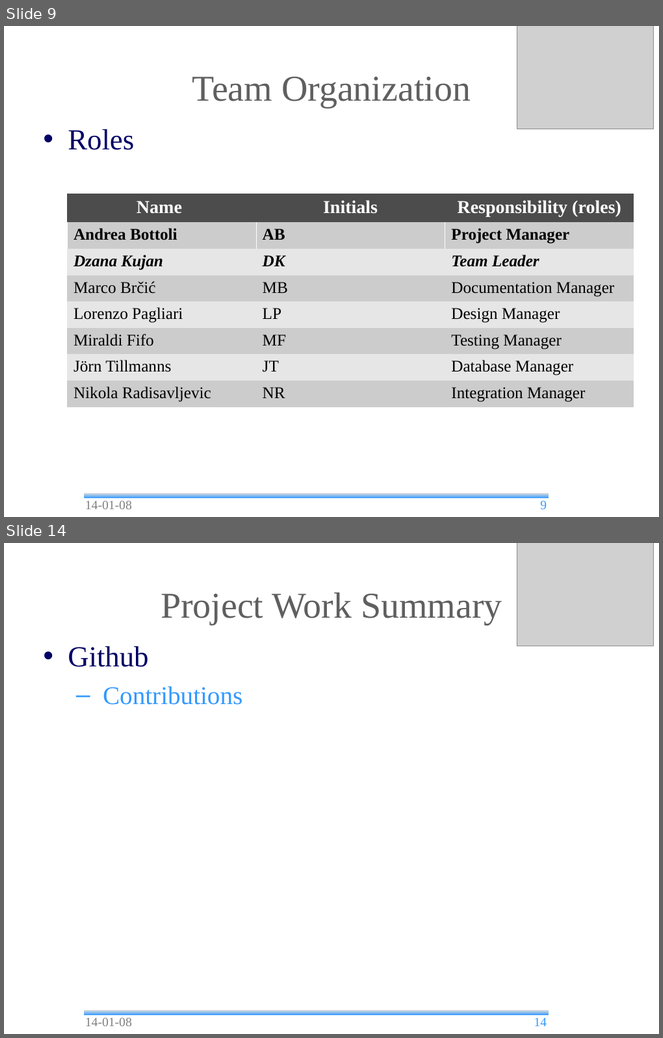
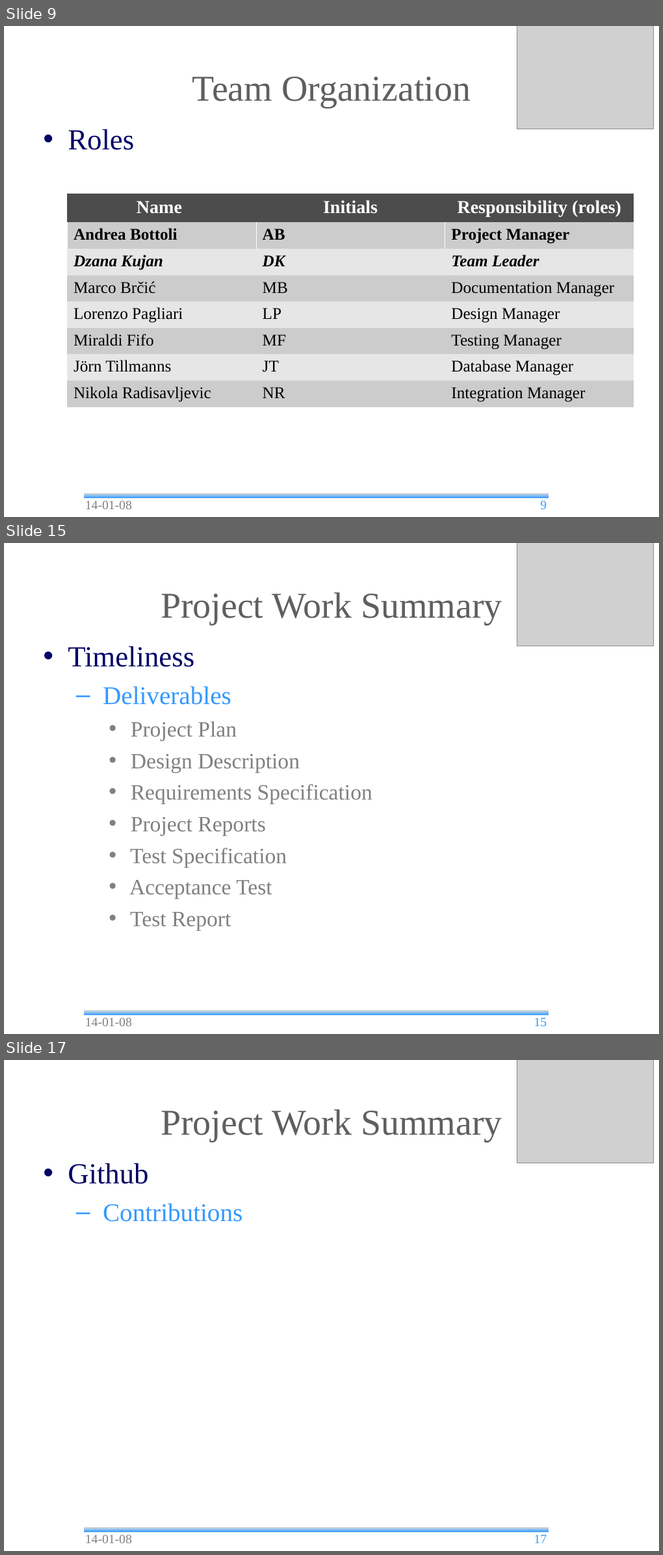
Before and after one commit to andrea-bottoli/DSD, a slide deck: Documentation/Presentations/Final_Presentation.odp. Shown one above the other, each under a label of ours: slides 9 and 14 before the commit, slides 9, 15 and 17 after it; the slides between them are not shown. The pictures are 663x1038 and 663x1555 pixels, drawn with LibreOffice and Linux fonts; fonts in the diff are those of the drawing; grey boxes stand for pictures; background and template pictures are left out. Boxes give left, top, right and bottom in pixels: in the first picture for what was removed or moved away, otherwise in the second. Text is boxed around its words. In the diff, an @@ line names an element or a change of style, - is before the commit and + after.

```diff
--- a/Documentation/Presentations/Final_Presentation.odp
+++ b/Documentation/Presentations/Final_Presentation.odp
@@ slide 15 added at [4,543,659,1034], background #FFFFFF; not listed: 1 template element that a slide beside it also shows @@
@@ picture added at [517,543,653,646] @@
@@ title added at [161,592,503,625], 40 pt, text #5F5F5F @@
+Project Work Summary
@@ text added at [68,646,373,931], 24 pt, text #808080 @@
+• Timeliness
+  – Deliverables
+    • Project Plan
+    • Design Description
+    • Requirements Specification
+    • Project Reports
+    • Test Specification
+    • Acceptance Test
+    • Test Report
@@ text added at [85,1018,132,1027], 14 pt, text #808080 @@
+14-01-08
@@ page number added at [534,1018,547,1027], 14 pt, text #3399FF @@
+15
@@ what was slide 14 is now slide 17 @@
@@ page number at [534,1535,547,1544]: text changed @@
-14
+17
```
Also in this commit, not shown: 4 slides changed, 2 other slides added, 1 other file.
